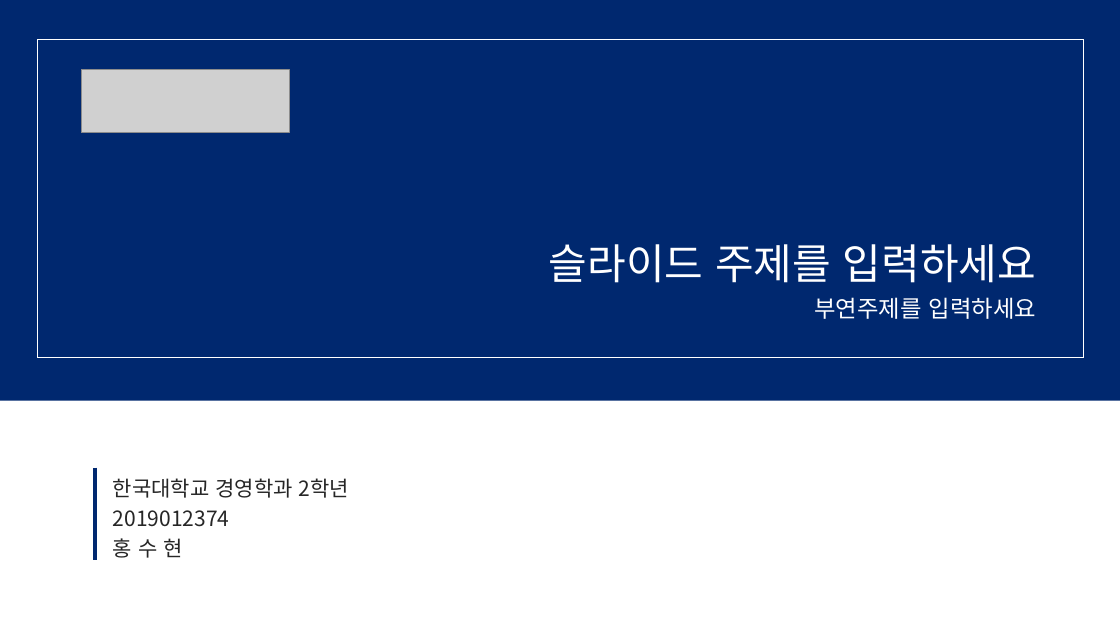
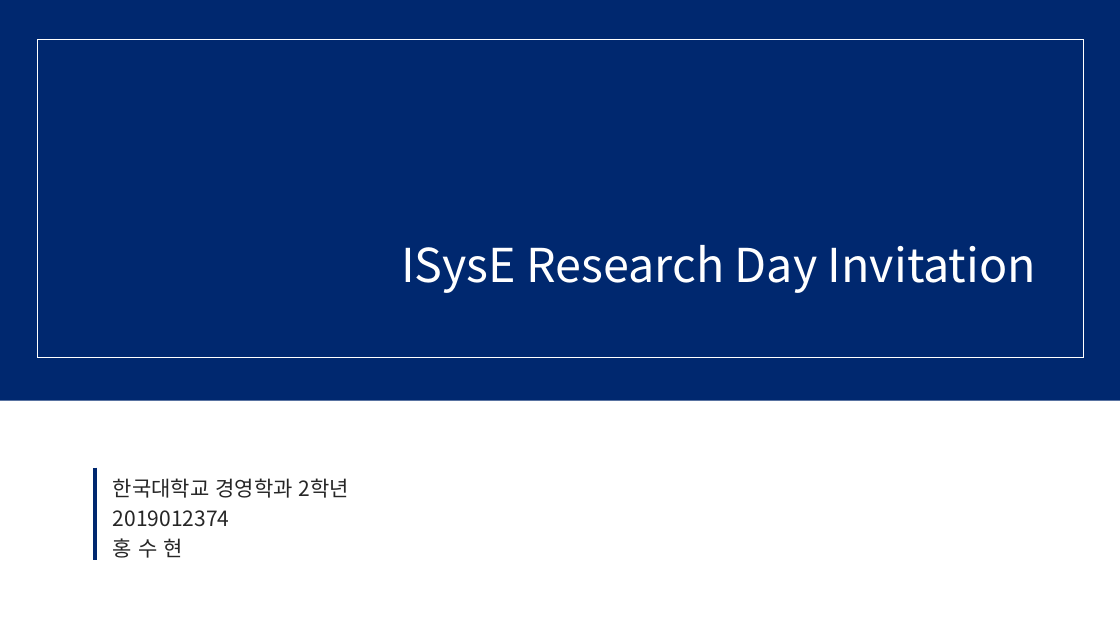
Before and after one commit to gusrn0505/TIL, a slide deck: slide 1 of ETC/[PPTPLUG]PP-151/[PPTPLUG]PP-151.pptx. Drawn at 1120x630 pixels with LibreOffice and Linux fonts; fonts in the diff are those of the drawing; grey boxes stand for pictures. Boxes give left, top, right and bottom in pixels: in the first picture for what was removed or moved away, otherwise in the second. Text is boxed around its words. In the diff, an @@ line names an element or a change of style, - is before the commit and + after.

```diff
--- a/ETC/[PPTPLUG]PP-151/[PPTPLUG]PP-151.pptx
+++ b/ETC/[PPTPLUG]PP-151/[PPTPLUG]PP-151.pptx
@@ picture removed at box(82, 70, 289, 133) @@
@@ text at box(401, 245, 1036, 293): text changed; size 36 to 40 pt @@
-슬라이드 주제를 입력하세요
+ISysE Research Day Invitation
@@ text removed at box(814, 297, 1036, 319) @@
-부연주제를 입력하세요
```
Also in this commit, not shown: 2 other slides changed, 33 other files.
